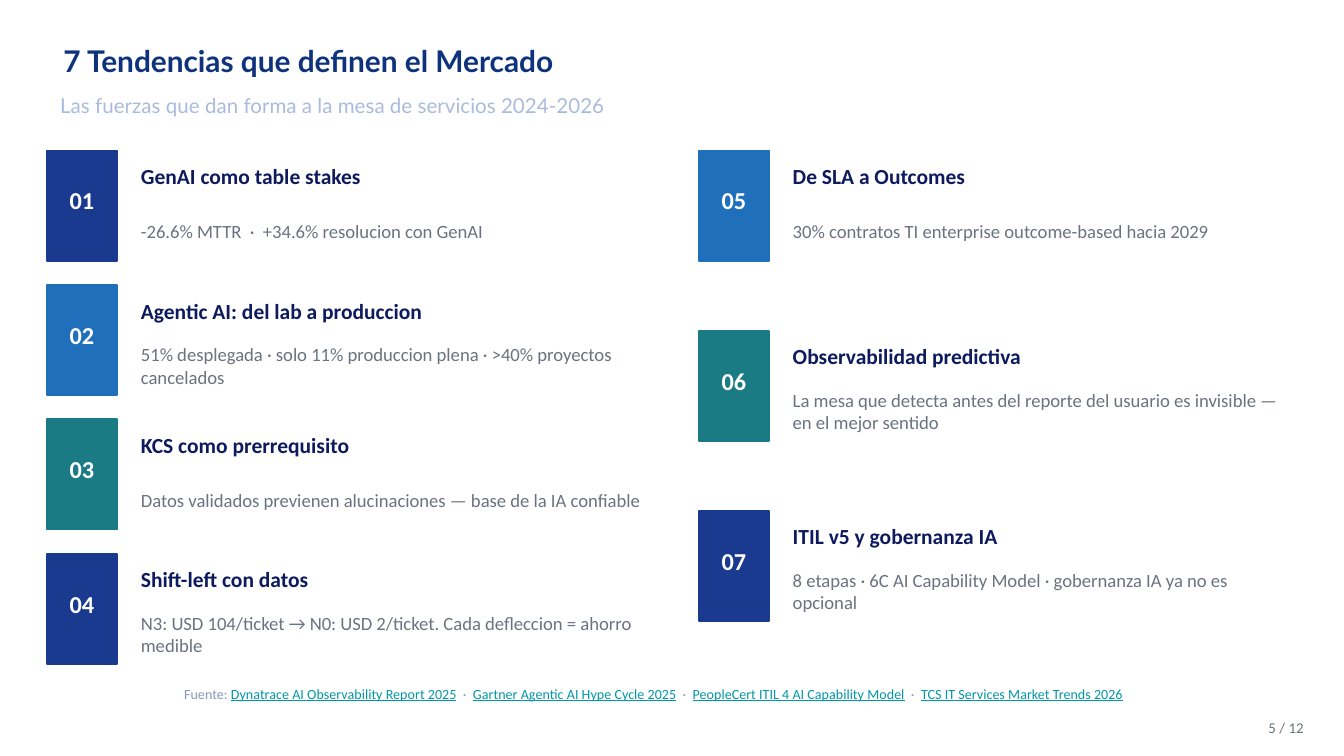
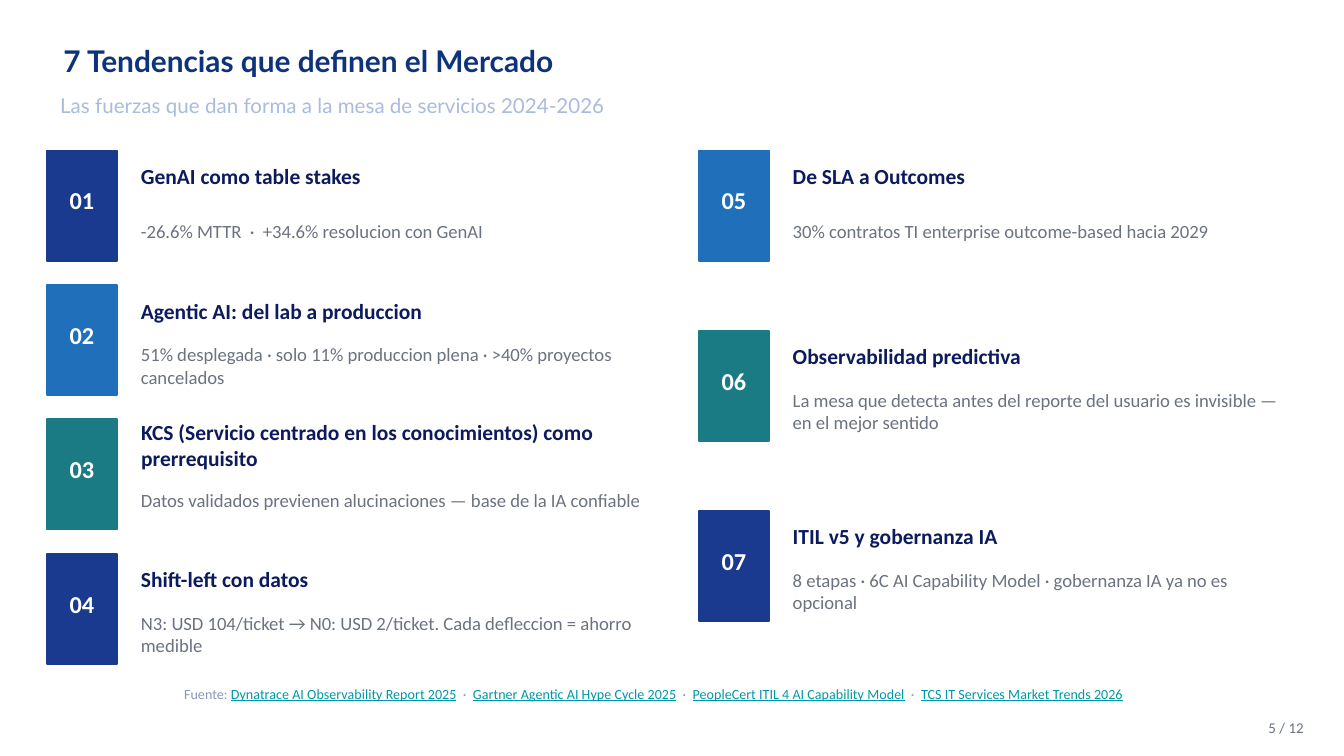
Before and after one commit to nataliazarthapersonalsoft/mesadeservicio-modernizacionaplicaciones, a slide deck: slide 11 of 01-Ideacion/01-benchmarking/Benchmarking Mesa de Servicio.pptx. Drawn at 1344x756 pixels with LibreOffice and Linux fonts; fonts in the diff are those of the drawing; background and template pictures are left out. Boxes give left, top, right and bottom in pixels: in the first picture for what was removed or moved away, otherwise in the second. Text is boxed around its words. In the diff, an @@ line names an element or a change of style, - is before the commit and + after.

```diff
--- a/01-Ideacion/01-benchmarking/Benchmarking Mesa de Servicio.pptx
+++ b/01-Ideacion/01-benchmarking/Benchmarking Mesa de Servicio.pptx
@@ text at <box>141,424,592,470</box>: text changed @@
-KCS como prerrequisito
+KCS (Servicio centrado en los conocimientos) como prerrequisito
```
Also in this commit, not shown: 7 other slides changed, 1 slide added, 3 other files.
